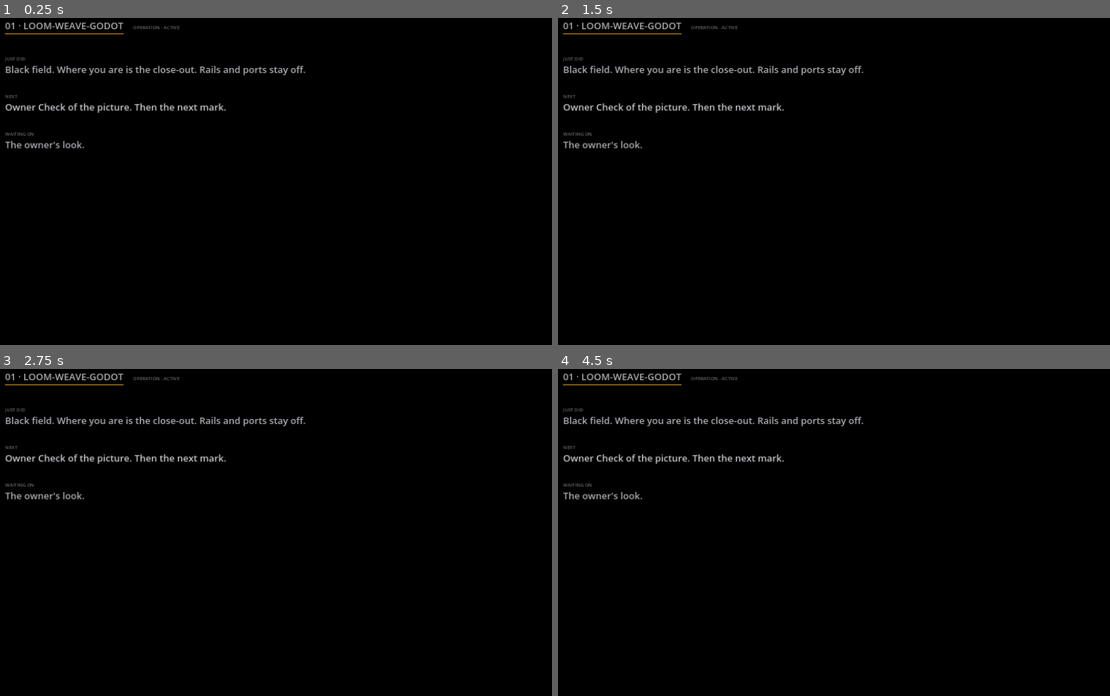
Above: before the commit, frames 1-4 (two rows, left to right).
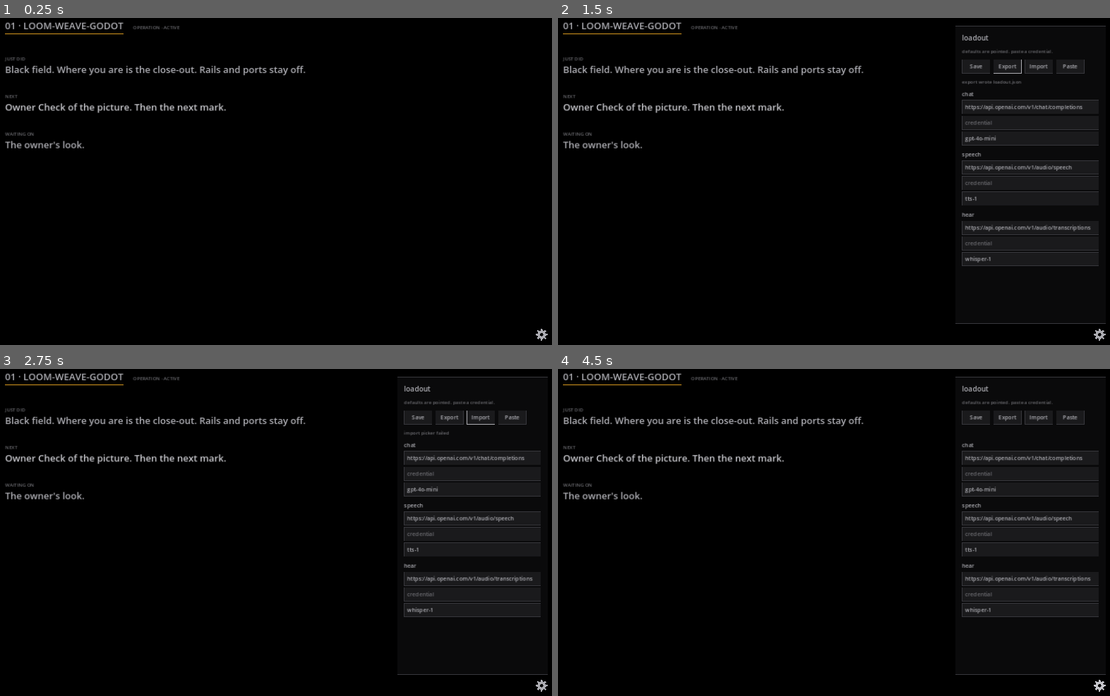
Above: after the commit, the same moments.

Repository: AutomatedPOS/loom-weave-godot
Game: Godot game, scene res://weave/Main.tscn
The game is run twice, just before and just after one commit, with the same random seed, the same clock (stepped at 60 frames per second) and the same inputs.
Inputs (mouse positions are in pixels of both pictures, inside the frame that each line leads up to):
- Up to frame 1 (0.25 s): no input
- Up to frame 2 (1.5 s): click (1098, 335) at 0.52 s; click (1005, 67) at 1.25 s, where only the run after the commit has a clickable "Export"
- Up to frame 3 (2.75 s): click (480, 418) at 2 s, where only the run after the commit has a clickable "Import"
- Up to frame 4 (4.5 s): click (1071, 418) at 2.75 s, where only the run after the commit has a clickable "Paste"; click (1098, 686) at 3.52 s; click (1098, 686) at 4.27 s

The runs differ from the first frame. In frame 1, less than 0.1% of the frame differs, in the area x 97-100%, y 95-99%; in frame 2, 11%, in the area x 71-100%, y 2-99%; in frame 3, 11%; in frame 4, 11%.

Commit message:
Put the gear back on the close-out.
The painted canvas stays off. Loadout is reachable again so a
credential can be pasted and saved on this browser.

Co-authored-by: AutomatedPOS <AutomatedPOS@users.noreply.github.com>

Diff:
--- a/weave/Main.gd
+++ b/weave/Main.gd
@@ -1,12 +1,9 @@
 extends Control
 
 ## First screen. Black field. Where you are is the close-out.
-## Canvas, monitor, gear, and loadout stay in the scene, off the
-## window. Owner paused that look 2026-09-05; this loop puts the
-## bible's first mark back: absence, then the one thing that is
-## yours. Hands the interface Theme to every Control on the
-## Interface layer. A CanvasLayer stops Theme propagation, so each
-## root there gets it.
+## Canvas and monitor stay in the scene, off the window. The gear
+## is on: it opens the loadout so a credential can be pasted.
+## Owner paused the painted canvas 2026-09-05; rails stay off.
 
 @onready var _backdrop: ColorRect = $Backdrop
 @onready var _interface: CanvasLayer = $Interface
@@ -25,7 +22,7 @@
 	_backdrop.color = LoomTokens.BACKDROP
 	_canvas.visible = false
 	_monitor.visible = false
-	_gear.visible = false
+	_gear.visible = true
 	_panel.visible = false
 	_here.visible = true
 	_gear.pressed.connect(_panel.toggle)
--- a/weave/first_screen_smoke.gd
+++ b/weave/first_screen_smoke.gd
@@ -41,7 +41,13 @@
 		quit(1)
 		return
 
-	for name in ["Gear", "Panel", "Monitor", "Canvas"]:
+	var gear := main.get_node_or_null("Interface/Gear")
+	if gear == null or not gear.visible:
+		push_error("gear is off the window")
+		quit(1)
+		return
+
+	for name in ["Panel", "Monitor", "Canvas"]:
 		var node := main.get_node_or_null("Interface/%s" % name)
 		if node == null:
 			push_error("no Interface/%s" % name)
@@ -52,5 +58,5 @@
 			quit(1)
 			return
 
-	print("SMOKE first-screen black + where-am-i")
+	print("SMOKE first-screen black + where-am-i + gear")
 	quit(0)
--- a/weave/here_smoke.gd
+++ b/weave/here_smoke.gd
@@ -1,7 +1,8 @@
 extends SceneTree
 
 ## Here smoke. Black field, the seat's close-out, task accent on the
-## name. No rails, no ports, no child controls, nothing writes.
+## name. Gear is on for the loadout. No rails, no ports, no child
+## controls, nothing writes.
 
 
 func _fail(msg: String) -> void:
@@ -42,6 +43,15 @@
 		_fail("close-out is empty")
 		return
 
+	var gear := main.get_node_or_null("Interface/Gear")
+	if gear == null or not gear.visible:
+		_fail("gear is off the window")
+		return
+	var panel := main.get_node_or_null("Interface/Panel")
+	if panel == null or panel.visible:
+		_fail("loadout is on the window before the gear")
+		return
+
 	var src := FileAccess.get_file_as_string("res://weave/Here.gd")
 	for word in ["add_theme_color_override", "add_theme_font_size_override", "add_theme_stylebox_override"]:
 		if word in src:
@@ -68,5 +78,5 @@
 		_fail("here wrote a thread.json")
 		return
 
-	print("SMOKE here: black field, close-out, task accent, no rails")
+	print("SMOKE here: black field, close-out, task accent, gear on, no rails")
 	quit(0)
Not shown, changed: LOOP.md
Not shown, changed: README.md
Not shown, added: artifacts/findings/2026-09-05-bible-and-gear.md
